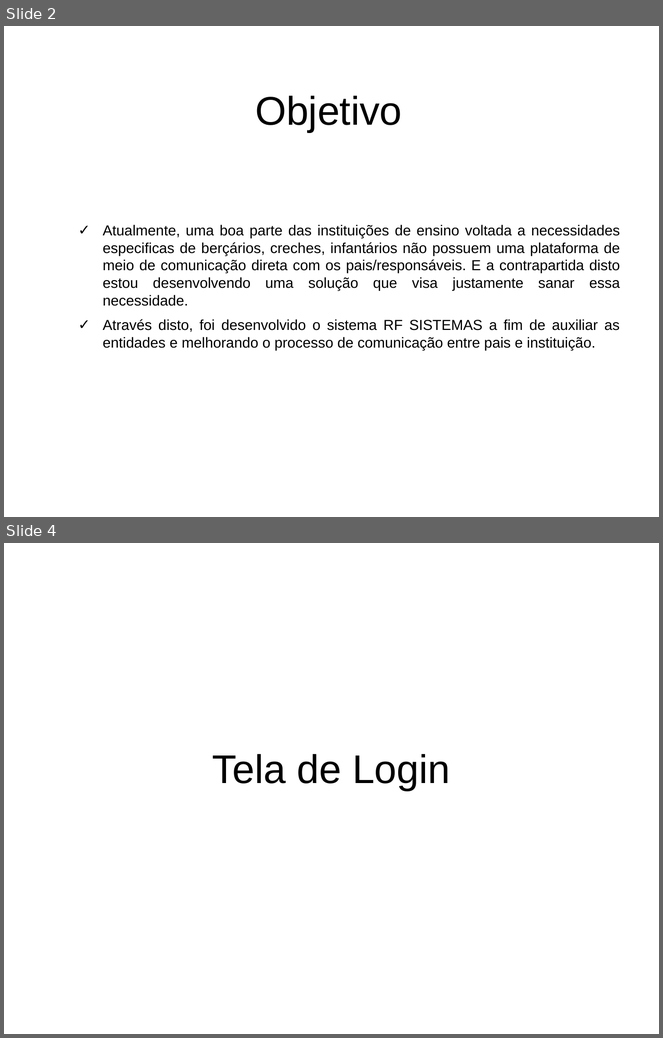
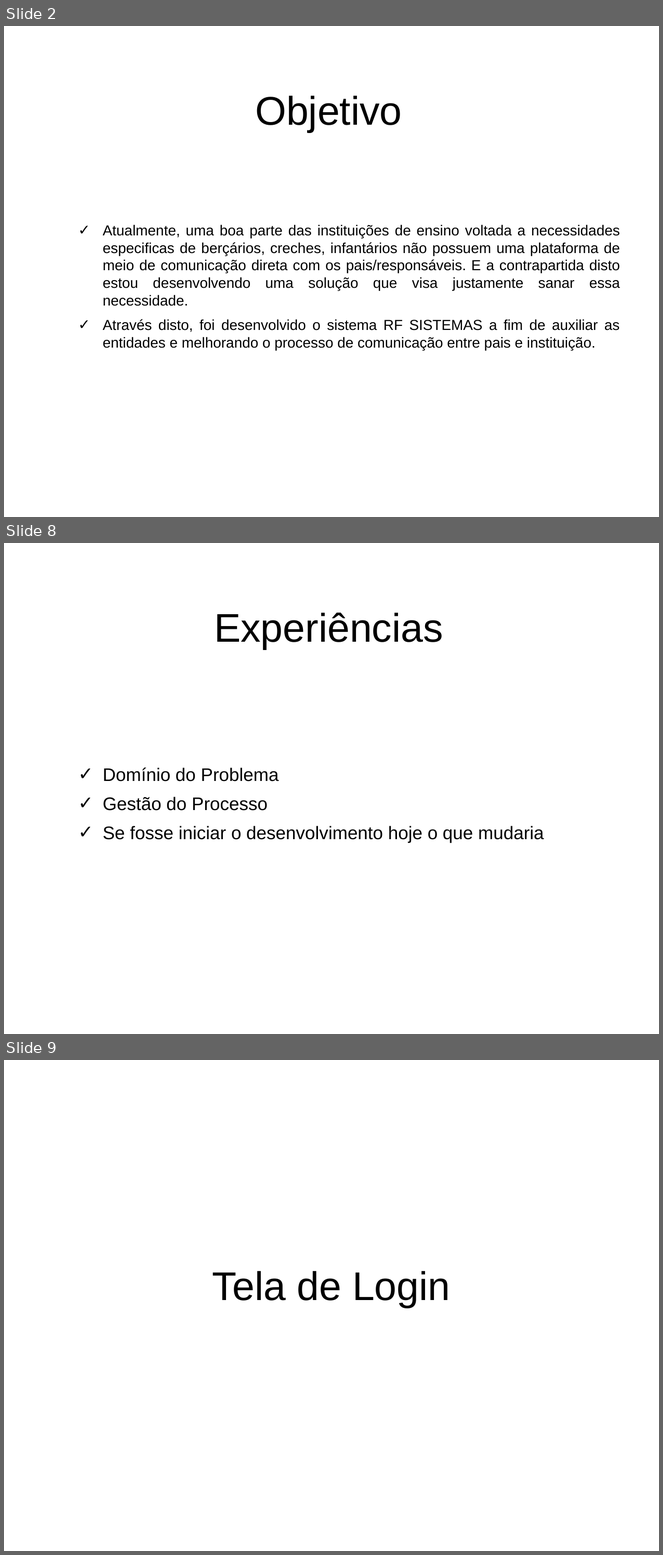
Before and after one commit to rodrigo-fernandes/ProjSoftware2, a slide deck: 2018-06-25 a 2018-06-29 rodada de demonstracao/RFSistema_Rodrigo_Fernandes.ppt. Shown one above the other, each under a label of ours: slides 2 and 4 before the commit, slides 2, 8 and 9 after it; the slides between them are not shown. The pictures are 663x1038 and 663x1555 pixels, drawn with LibreOffice and Linux fonts; fonts in the diff are those of the drawing; background and template pictures are left out. Boxes give left, top, right and bottom in pixels: in the first picture for what was removed or moved away, otherwise in the second. Text is boxed around its words. In the diff, an @@ line names an element or a change of style, - is before the commit and + after.

```diff
--- a/2018-06-25 a 2018-06-29 rodada de demonstracao/RFSistema_Rodrigo_Fernandes.ppt
+++ b/2018-06-25 a 2018-06-29 rodada de demonstracao/RFSistema_Rodrigo_Fernandes.ppt
@@ slide 8 added at bbox=[4, 543, 659, 1034], background picture (left out) @@
@@ title added at bbox=[214, 613, 443, 650], 44 pt, text #000000 @@
+Experiências
@@ text added at bbox=[103, 768, 544, 843], 20 pt, text #000000 @@
+✓ Domínio do Problema
+✓ Gestão do Processo
+✓ Se fosse iniciar o desenvolvimento hoje o que mudaria
@@ what was slide 4 is now slide 9 @@
```
Also in this commit, not shown: 1 slide changed, 4 other slides added, 2 other files.
